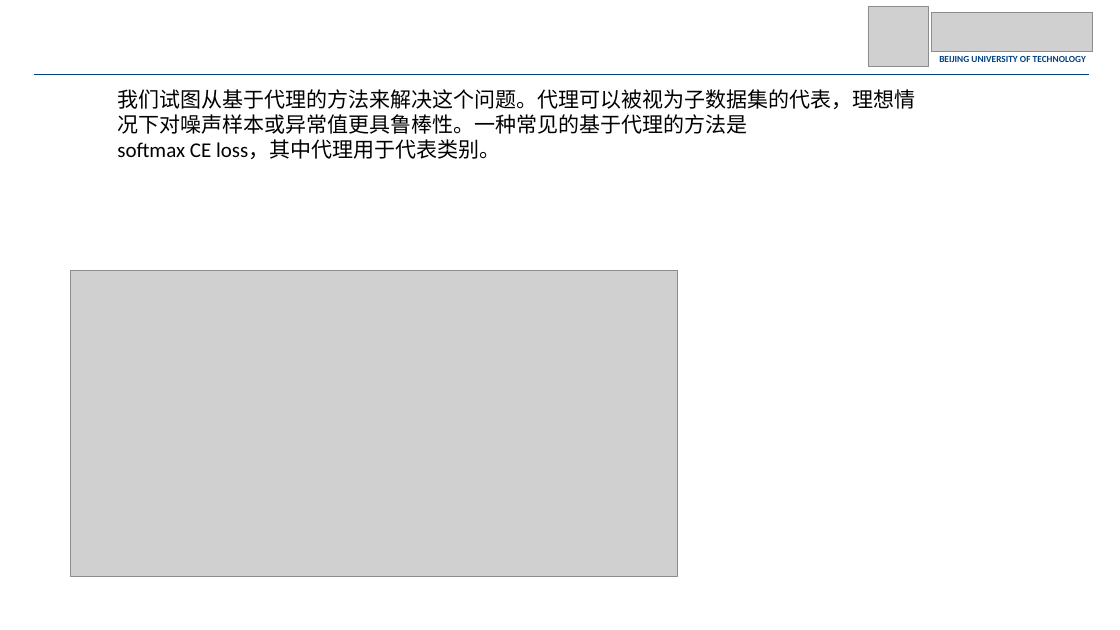
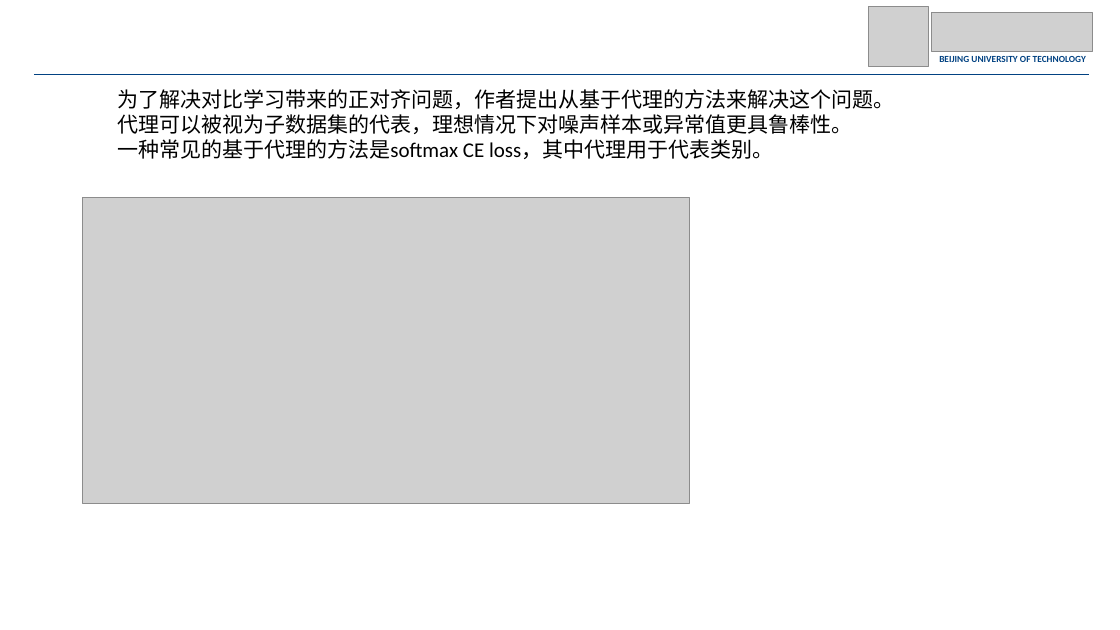
Before and after one commit to JohnnyM1ng/dissertation-proposal, a slide deck: slide 4 of 2023_12_08_论文讲解_张一鸣.pptx. Drawn at 1120x630 pixels with LibreOffice and Linux fonts; fonts in the diff are those of the drawing; grey boxes stand for pictures; background and template pictures are left out. Boxes give left, top, right and bottom in pixels: in the first picture for what was removed or moved away, otherwise in the second. Text is boxed around its words. In the diff, an @@ line names an element or a change of style, - is before the commit and + after.

```diff
--- a/2023_12_08_论文讲解_张一鸣.pptx
+++ b/2023_12_08_论文讲解_张一鸣.pptx
@@ text at (x1=117, y1=89, x2=894, y2=159): text changed @@
-我们试图从基于代理的方法来解决这个问题。代理可以被视为子数据集的代表，理想情况下对噪声样本或异常值更具鲁棒性。一种常见的基于代理的方法是
-softmax CE loss，其中代理用于代表类别。
+为了解决对比学习带来的正对齐问题，作者提出从基于代理的方法来解决这个问题。
+代理可以被视为子数据集的代表，理想情况下对噪声样本或异常值更具鲁棒性。
+一种常见的基于代理的方法是softmax CE loss，其中代理用于代表类别。
@@ picture moved from (x1=71, y1=271, x2=677, y2=576) to (x1=83, y1=197, x2=690, y2=503) @@
```
Also in this commit, not shown: 1 other file.
